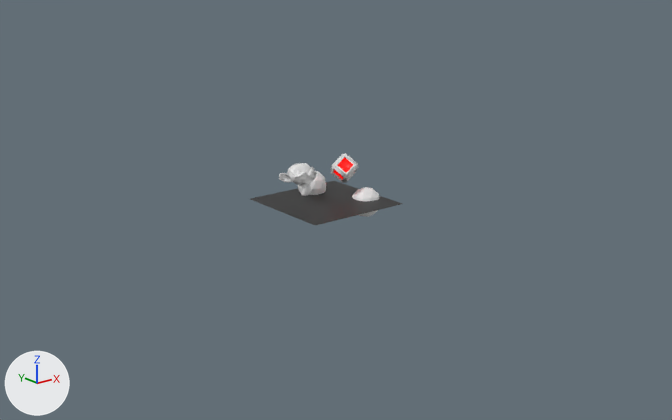
Two versions of the Blender file assets/world.blend, one commit apart.
One viewpoint serves both versions: a 50 mm lens placed at (-35.4, -45.4, 17.3), pointed at (-0.1, -1.2, -0.4). The lights are fixed; the arrows at lower left show +X, +Y and +Z.

Before the edit, the objects in view are built like this:
```python
me_cube_001 = bpy.data.meshes.new('Cube.001')
me_cube_001.from_pydata(...)  # 80 vertices, 78 faces; spans x -1.25..1.25, y -1.25..1.25, z -1.25..1.25
me_cube_001.polygons.foreach_set('use_smooth', [True] * 78)
# faces by material slot: [72, 6]
me_cube_001.materials.append(mat_material)  # white #e7e7e7
me_cube_001.materials.append(mat_material_001)  # red #e70900
me_plane = bpy.data.meshes.new('Plane')
me_plane.from_pydata([(-1.0, -1.0, 0.0), (1.0, -1.0, 0.0), (-1.0, 1.0, 0.0), (1.0, 1.0, 0.0)], [], [(0, 1, 3, 2)])
me_plane.materials.append(mat_material_002)  # black #181818
me_suzanne = bpy.data.meshes.new('Suzanne')
me_suzanne.from_pydata(...)  # 507 vertices, 500 faces; spans x -1.37..1.37, y -0.85..0.85, z -0.98..0.98
me_suzanne.materials.append(mat_material)  # white #e7e7e7
ob_cube = bpy.data.objects.new('Cube', me_cube_001)
ob_cube.location = (1.56, 0.0, 1.84)
ob_cube.rotation_euler = (0.785, -0.615, 0.0)  # degrees (45, -35, 0)
ob_cube.scale = (0.529, 0.529, 0.529)
ob_foo = bpy.data.objects.new('Foo', None)
ob_foo.location = (0.72, 2.37, 0.35)
ob_foo.instance_type = 'COLLECTION'
ob_foo.instance_collection = col_foo
ob_foo_001 = bpy.data.objects.new('Foo.001', None)
ob_foo_001.location = (2.63, -0.95, -0.41)
ob_foo_001.instance_type = 'COLLECTION'
ob_foo_001.instance_collection = col_foo
ob_plane = bpy.data.objects.new('Plane', me_plane)
ob_plane.location = (0.0, 0.0, -0.09)
ob_plane.scale = (3.54, 3.54, 3.54)
ob_suzanne = bpy.data.objects.new('Suzanne', me_suzanne)
ob_suzanne.location = (-1.6, 0.42, 1.6)
```
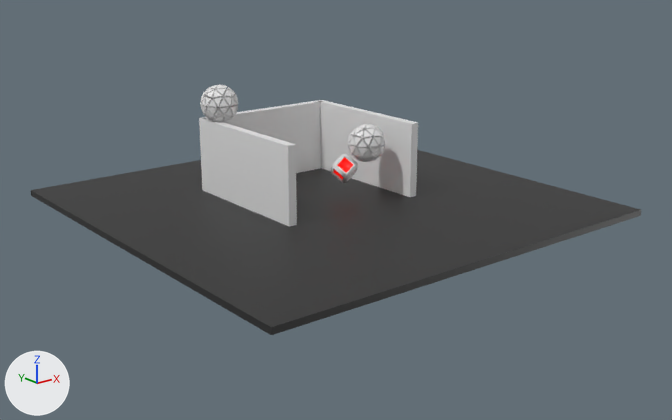
Boxes (x1, y1, x2, y2) around the edits, measured in the pictures (672 x 420 px):
'Plane', moved, rescaled
    before: (250, 181, 402, 225)
    after: (31, 150, 641, 335)
'Wall', added
    after: (199, 117, 297, 227)
'Wall3', added
    after: (319, 100, 418, 197)
'Wall2', added
    after: (201, 100, 321, 173)
'Foo.001', moved
    before: (352, 187, 380, 217)
    after: (348, 124, 386, 162)
'Foo', moved
    before: (298, 171, 326, 195)
    after: (200, 84, 239, 122)
'Suzanne', deleted
    before: (279, 163, 317, 196)

The change in detail:
Mesh me_cube_003 is new.
It is a box spanning x -1.0..1.0, y -1.0..1.0, z -1.0..1.0.
Object 'Suzanne' (ob_suzanne) is deleted.
Object 'Plane' (ob_plane) moves from (0.0, 0.0, -0.09) to (0.0, 0.0, -0.37).
Object 'Plane' (ob_plane) is rescaled from (3.54, 3.54, 3.54) to (14.0, 14.0, 14.0).
Object 'Foo' (ob_foo) moves from (0.72, 2.37, 0.35) to (-4.26, 5.55, 5.94).
Object 'Foo.001' (ob_foo_001) moves from (2.63, -0.95, -0.41) to (2.63, -0.95, 3.54).
Object 'Wall3' (ob_wall3) is new; it shows me_cube_003.
Its location is (4.88, 1.9, 2.45).
Its scale is (0.277, 4.92, 2.44).
Object 'Wall2' (ob_wall2) is new; it shows a copy of me_cube_003.
Its location is (0.0, 6.7, 2.45).
Its rotation in degrees is (0, 0, -90).
Its scale is (0.277, 4.92, 2.44).
Object 'Wall' (ob_wall) is new; it shows a copy of me_cube_003.
Its location is (-4.78, 1.9, 2.45).
Its scale is (0.277, 4.92, 2.44).
